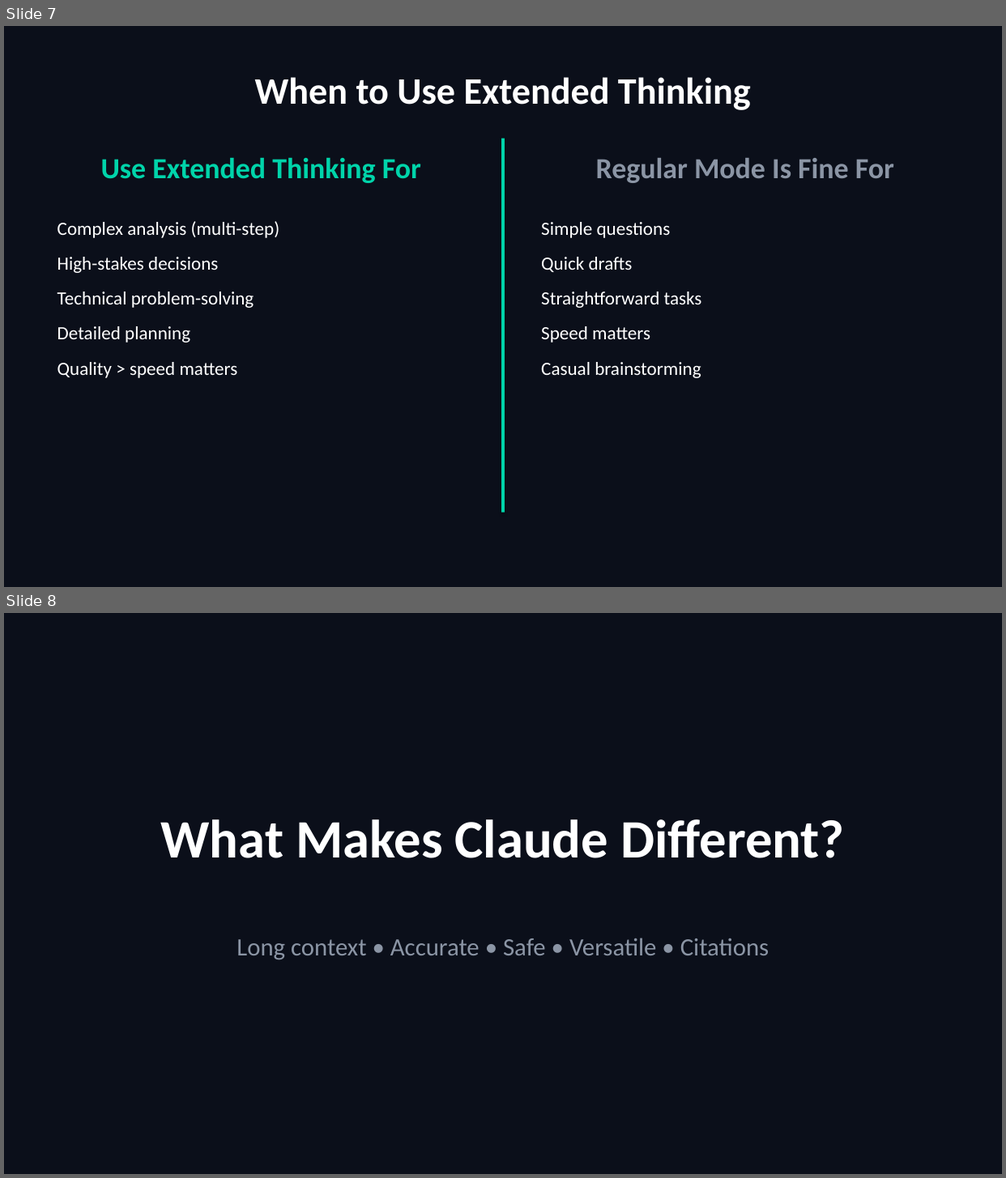
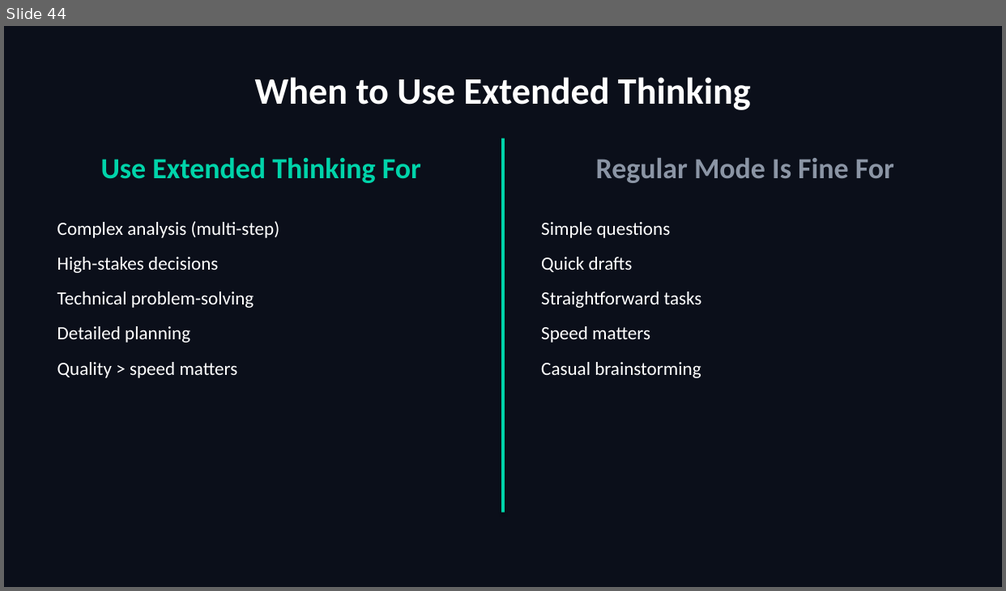
Before and after one commit to scottrhay/AIA-ClaudeCopilot, a slide deck: slides/Day1_Claude_for_Business.pptx. Shown one above the other, each under a label of ours: slides 7 and 8 before the commit, slide 44 after it. The pictures are 1006x1178 and 1006x591 pixels, drawn with LibreOffice and Linux fonts; fonts in the diff are those of the drawing. Boxes give left, top, right and bottom in pixels: in the first picture for what was removed or moved away, otherwise in the second. Text is boxed around its words. In the diff, an @@ line names an element or a change of style, - is before the commit and + after.

```diff
--- a/slides/Day1_Claude_for_Business.pptx
+++ b/slides/Day1_Claude_for_Business.pptx
@@ slide 8 removed at (4,613,1002,1174), background #0B0F1A @@
@@ text removed at (161,820,844,858) @@
-What Makes Claude Different?
@@ text removed at (236,938,769,960) @@
-Long context • Accurate • Safe • Versatile • Citations
@@ what was slide 7 is now slide 44 @@
```
Also in this commit, not shown: 3 slides changed, 3 other slides removed.
